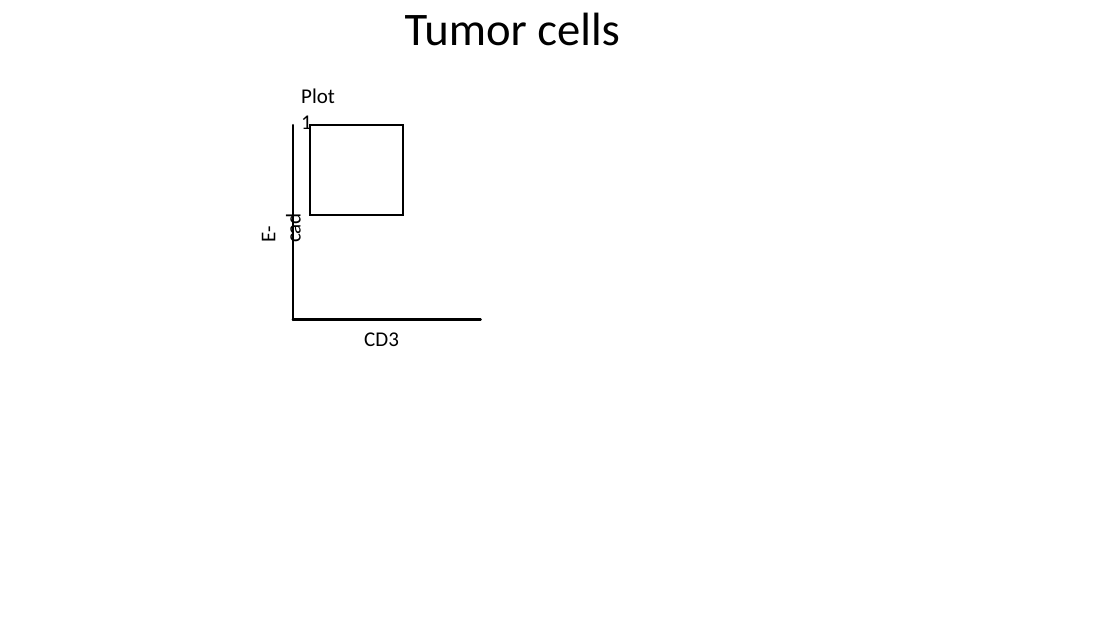
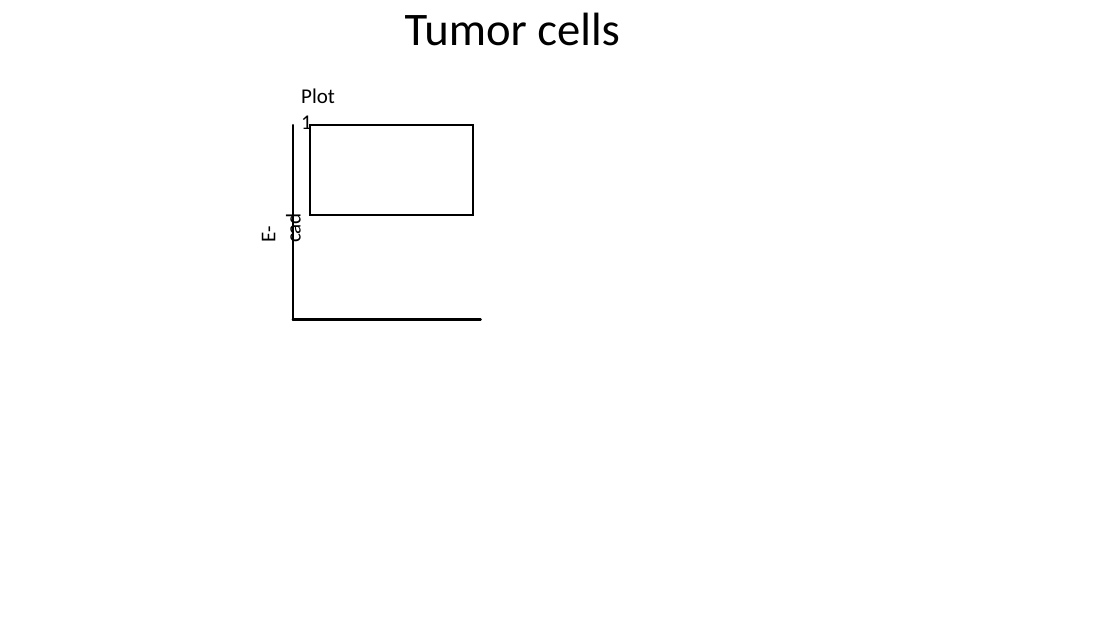
Before and after one commit to BodenmillerGroup/IMCDataAnalysis, a slide deck: slide 2 of img/Gating_scheme.pptx. Drawn at 1120x630 pixels with LibreOffice and Linux fonts; fonts in the diff are those of the drawing. Boxes give left, top, right and bottom in pixels: in the first picture for what was removed or moved away, otherwise in the second. Text is boxed around its words. In the diff, an @@ line names an element or a change of style, - is before the commit and + after.

```diff
--- a/img/Gating_scheme.pptx
+++ b/img/Gating_scheme.pptx
@@ rectangle: place and size @@
-rectangle at [310, 125, 403, 215]
+rectangle at [310, 125, 473, 215]
@@ text removed at [364, 332, 399, 346] @@
-CD3
```
Also in this commit, not shown: 1 other file.
